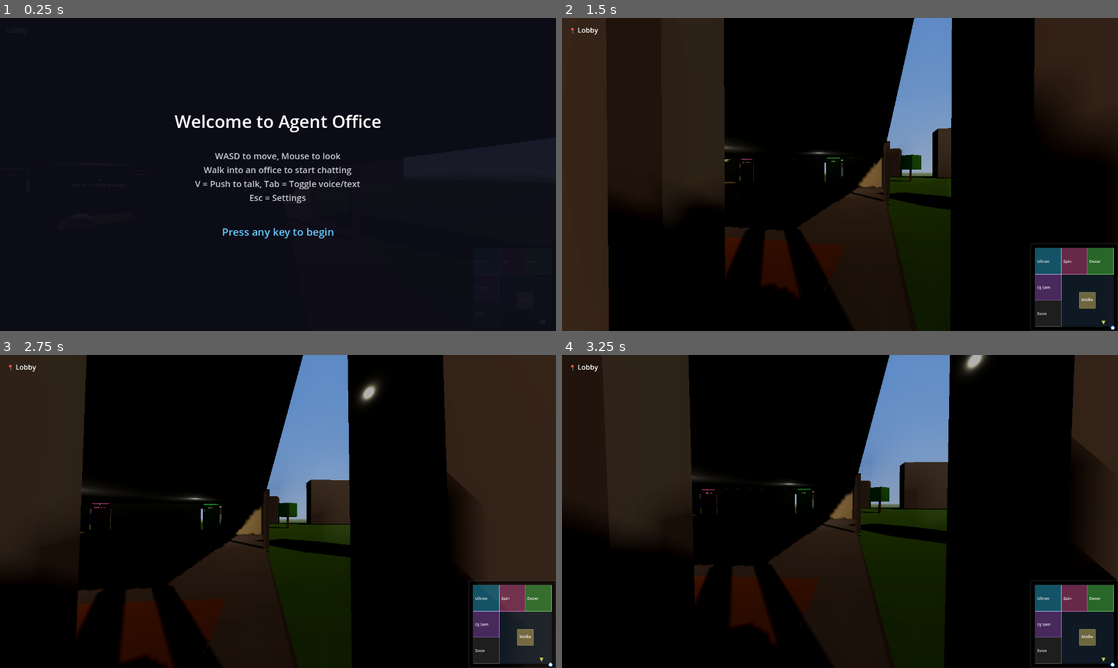
Above: before the commit, frames 1-4 (two rows, left to right).
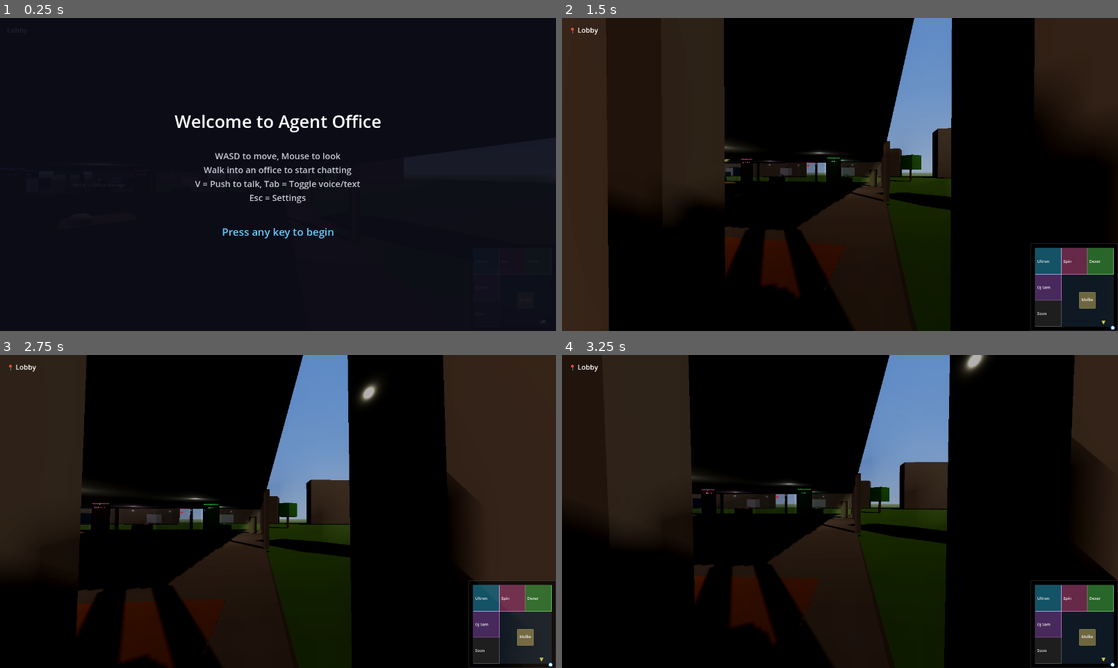
Above: after the commit, the same moments.

Repository: ultron02012026-agent/agent-office
Game: Godot game, scene res://scenes/main.tscn
Same seed, same stepped clock (60 frames per second), same inputs: the game is played once before the commit and once after it.
Inputs (mouse positions are in pixels of both pictures, inside the frame that each line leads up to):
- Up to frame 1 (0.25 s): no input
- Up to frame 2 (1.5 s): tap Enter at 0.5 s; move the mouse to (962, 158) at 0.52 s; hold D (move_right) 0.53-1.28 s; click (962, 158) at 0.67 s; move the mouse to (812, 174) at 1.27 s; hold W (move_forward) from 1.28 s (still down)
- Up to frame 3 (2.75 s): keep holding W (move_forward); move the mouse to (289, 505) at 2.02 s
- Up to frame 4 (3.25 s): keep holding W (move_forward); move the mouse to (834, 517) at 2.77 s

The runs differ from the first frame. In frame 2, 1.0% of the frame differs, in the area x 29-58%, y 44-55%; in frame 3, 1.3%, in the area x 14-47%, y 48-58%; in frame 4, 1.1%.

Commit message:
All interior walls now glass — removed old capsule avatars, converted all wall_mat to glass_mat, thinned to 0.1. Sunlight everywhere.

Diff:
--- a/scenes/main.tscn
+++ b/scenes/main.tscn
@@ -659,26 +659,26 @@
 [node name="Wall_TopSouth_1" type="CSGBox3D" parent="."]
 transform = Transform3D(1, 0, 0, 0, 1, 0, 0, 0, 1, -13, 1.5, -5)
 use_collision = true
-size = Vector3(4, 3, 0.2)
-material = SubResource("wall_mat")
+size = Vector3(4, 3, 0.1)
+material = SubResource("glass_mat")
 
 [node name="Wall_TopSouth_2" type="CSGBox3D" parent="."]
 transform = Transform3D(1, 0, 0, 0, 1, 0, 0, 0, 1, -5, 1.5, -5)
 use_collision = true
-size = Vector3(8, 3, 0.2)
-material = SubResource("wall_mat")
+size = Vector3(8, 3, 0.1)
+material = SubResource("glass_mat")
 
 [node name="Wall_TopSouth_3" type="CSGBox3D" parent="."]
 transform = Transform3D(1, 0, 0, 0, 1, 0, 0, 0, 1, 5, 1.5, -5)
 use_collision = true
-size = Vector3(8, 3, 0.2)
-material = SubResource("wall_mat")
+size = Vector3(8, 3, 0.1)
+material = SubResource("glass_mat")
 
 [node name="Wall_TopSouth_4" type="CSGBox3D" parent="."]
 transform = Transform3D(1, 0, 0, 0, 1, 0, 0, 0, 1, 13, 1.5, -5)
 use_collision = true
-size = Vector3(4, 3, 0.2)
-material = SubResource("wall_mat")
+size = Vector3(4, 3, 0.1)
+material = SubResource("glass_mat")
 
 ; =============================================================================
 ; INTERNAL WALLS — LEFT COLUMN EAST WALL (x=-5, z=-5 to 15) with 2 doorways
@@ -687,20 +687,20 @@
 [node name="Wall_LeftEast_1" type="CSGBox3D" parent="."]
 transform = Transform3D(1, 0, 0, 0, 1, 0, 0, 0, 1, -5, 1.5, -3)
 use_collision = true
-size = Vector3(0.2, 3, 4)
-material = SubResource("wall_mat")
+size = Vector3(0.1, 3, 4)
+material = SubResource("glass_mat")
 
 [node name="Wall_LeftEast_2" type="CSGBox3D" parent="."]
 transform = Transform3D(1, 0, 0, 0, 1, 0, 0, 0, 1, -5, 1.5, 5)
 use_collision = true
-size = Vector3(0.2, 3, 8)
-material = SubResource("wall_mat")
+size = Vector3(0.1, 3, 8)
+material = SubResource("glass_mat")
 
 [node name="Wall_LeftEast_3" type="CSGBox3D" parent="."]
 transform = Transform3D(1, 0, 0, 0, 1, 0, 0, 0, 1, -5, 1.5, 13)
 use_collision = true
-size = Vector3(0.2, 3, 4)
-material = SubResource("wall_mat")
+size = Vector3(0.1, 3, 4)
+material = SubResource("glass_mat")
 
 ; DJ Sam / Coming Soon divider (z=5, x=-15 to -5)
 [node name="Wall_Div_DJComing" type="CSGBox3D" parent="."]
@@ -1324,40 +1324,7 @@
 ; =============================================================================
 ; AGENT AVATARS
 ; =============================================================================
-[node name="Ultron_Avatar" type="MeshInstance3D" parent="."]
-transform = Transform3D(1, 0, 0, 0, 1, 0, 0, 0, 1, -10, 0.7, -13.2)
-mesh = SubResource("avatar_mesh")
-surface_material_override/0 = SubResource("avatar_mat_ultron")
-script = ExtResource("6")
-room_name = "Ultron"
-
-[node name="Spinfluencer_Avatar" type="MeshInstance3D" parent="."]
-transform = Transform3D(1, 0, 0, 0, 1, 0, 0, 0, 1, 0, 0.7, -13.2)
-mesh = SubResource("avatar_mesh")
-surface_material_override/0 = SubResource("avatar_mat_spin")
-script = ExtResource("6")
-room_name = "Spinfluencer"
-
-[node name="Dexer_Avatar" type="MeshInstance3D" parent="."]
-transform = Transform3D(1, 0, 0, 0, 1, 0, 0, 0, 1, 10, 0.7, -13.2)
-mesh = SubResource("avatar_mesh")
-surface_material_override/0 = SubResource("avatar_mat_dexer")
-script = ExtResource("6")
-room_name = "Dexer"
-
-[node name="DJSam_Avatar" type="MeshInstance3D" parent="."]
-transform = Transform3D(1, 0, 0, 0, 1, 0, 0, 0, 1, -13.2, 0.7, 0)
-mesh = SubResource("avatar_mesh")
-surface_material_override/0 = SubResource("avatar_mat_djsam")
-script = ExtResource("6")
-room_name = "DJ Sam"
-
-[node name="Mollie_Avatar" type="MeshInstance3D" parent="."]
-transform = Transform3D(1, 0, 0, 0, 1, 0, 0, 0, 1, 5, 0.7, 5.8)
-mesh = SubResource("avatar_mesh")
-surface_material_override/0 = SubResource("avatar_mat_mollie")
-script = ExtResource("6")
-room_name = "Mollie"
+; Old capsule avatars removed — replaced by EVE robots below
 
 ; =============================================================================
 ; DOOR FRAME LABELS (outside doors, facing open area)
